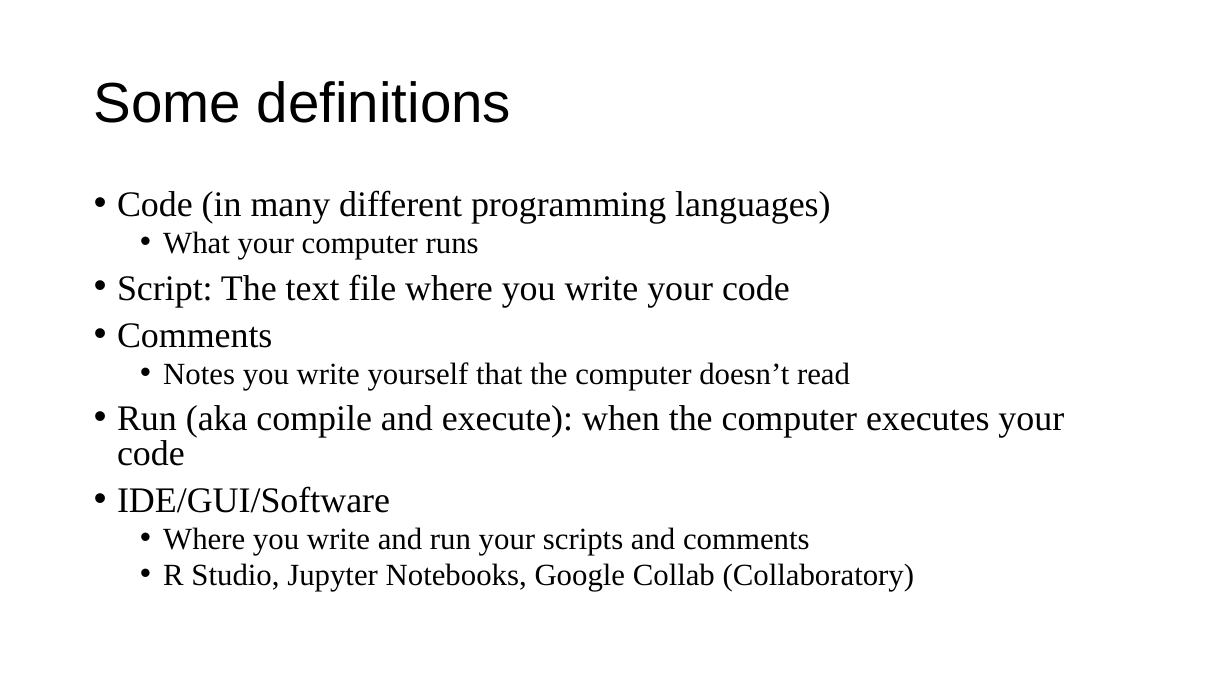
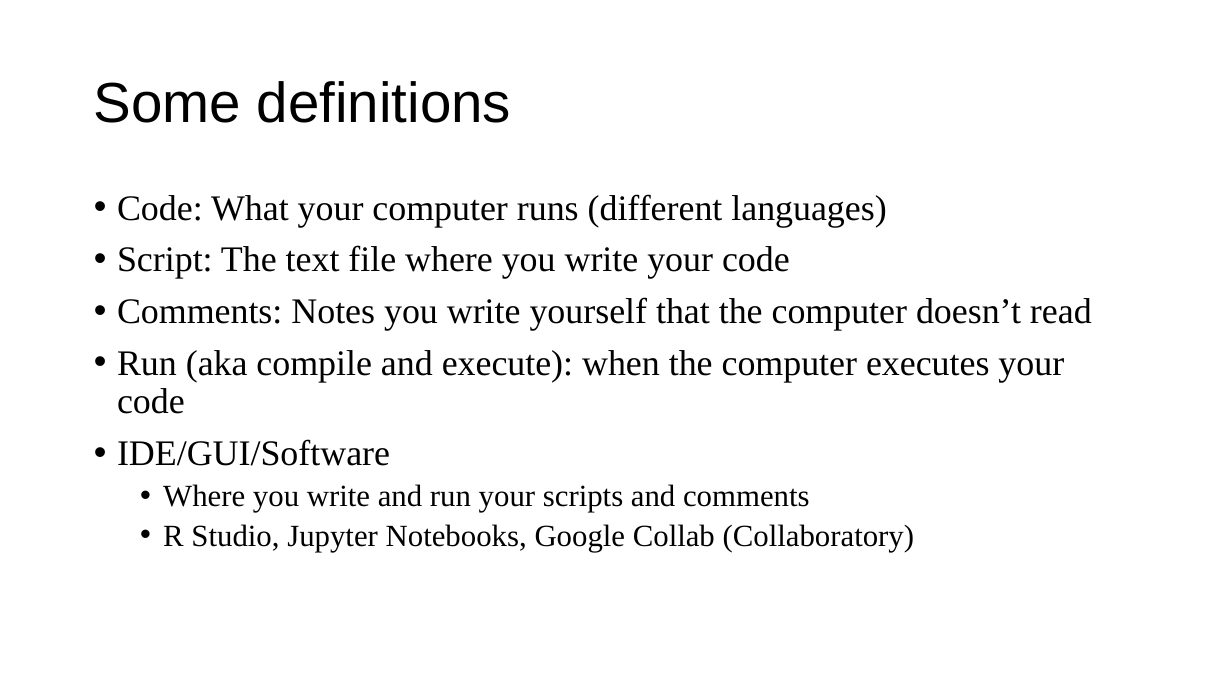
Before and after one commit to a5creel/intro_to_programming, a slide deck: slide 12 of lecture_material/1_think_like_computer.pptx. Drawn at 1232x693 pixels with LibreOffice and Linux fonts; fonts in the diff are those of the drawing. Boxes give left, top, right and bottom in pixels: in the first picture for what was removed or moved away, otherwise in the second. Text is boxed around its words. In the diff, an @@ line names an element or a change of style, - is before the commit and + after.

```diff
--- a/lecture_material/1_think_like_computer.pptx
+++ b/lecture_material/1_think_like_computer.pptx
@@ text at box(117, 194, 886, 227): text changed @@
-• Code (in many different programming languages)
-  • What your computer runs
+• Code: What your computer runs (different languages)
@@ text at box(117, 245, 1064, 552): line spacing 0.8 to 0.9 @@
@@ text at box(117, 297, 1092, 330): text changed; size 24 to 28 pt @@
-• Comments
-  • Notes you write yourself that the computer doesn’t read
+• Comments: Notes you write yourself that the computer doesn’t read
```
Also in this commit, not shown: 12 other slides changed, 4 other files.
